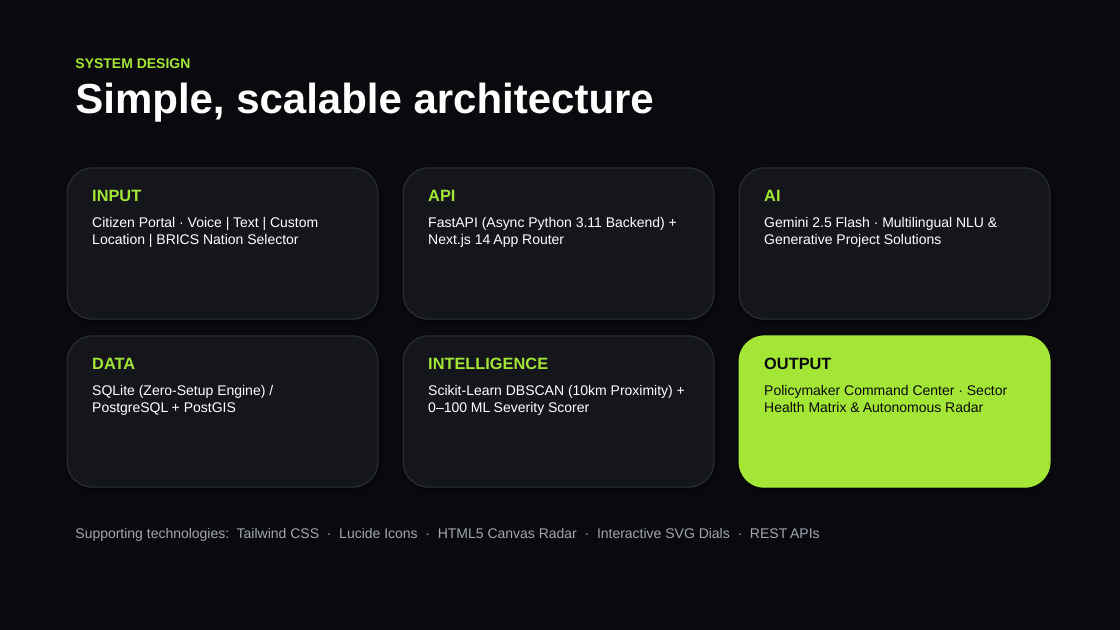
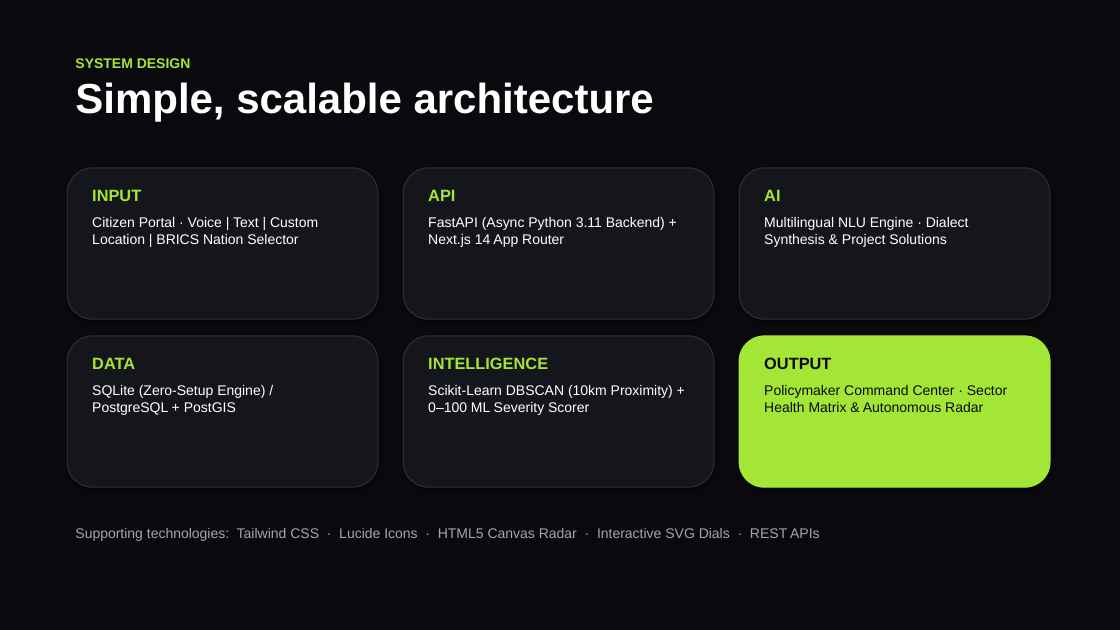
Before and after one commit to himamshu07-dot/CivicPulse-BRICS, a slide deck: slide 7 of CIVICPULSE-BRICS.pptx. Drawn at 1120x630 pixels with LibreOffice and Linux fonts; fonts in the diff are those of the drawing. Boxes give left, top, right and bottom in pixels: in the first picture for what was removed or moved away, otherwise in the second. Text is boxed around its words. In the diff, an @@ line names an element or a change of style, - is before the commit and + after.

Commit message:
fix: add aiosqlite and python version for Render deployment, remove gemini, and configure Vercel API url

```diff
--- a/CIVICPULSE-BRICS.pptx
+++ b/CIVICPULSE-BRICS.pptx
@@ text at (764, 217, 969, 247): text changed @@
-Gemini 2.5 Flash · Multilingual NLU & Generative Project Solutions
+Multilingual NLU Engine · Dialect Synthesis & Project Solutions
```
Also in this commit, not shown: 1 other slide changed, 14 other files.
